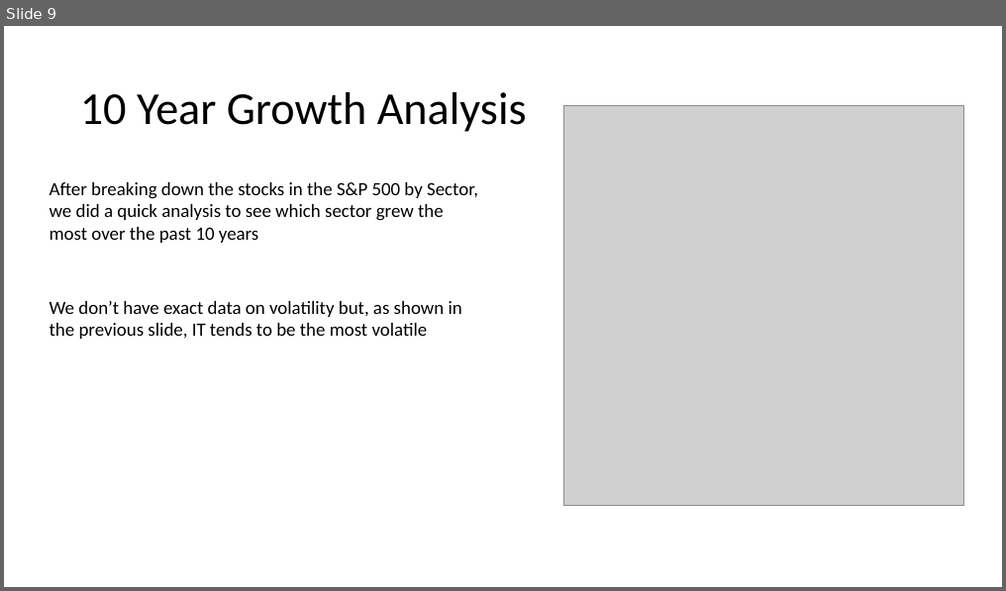
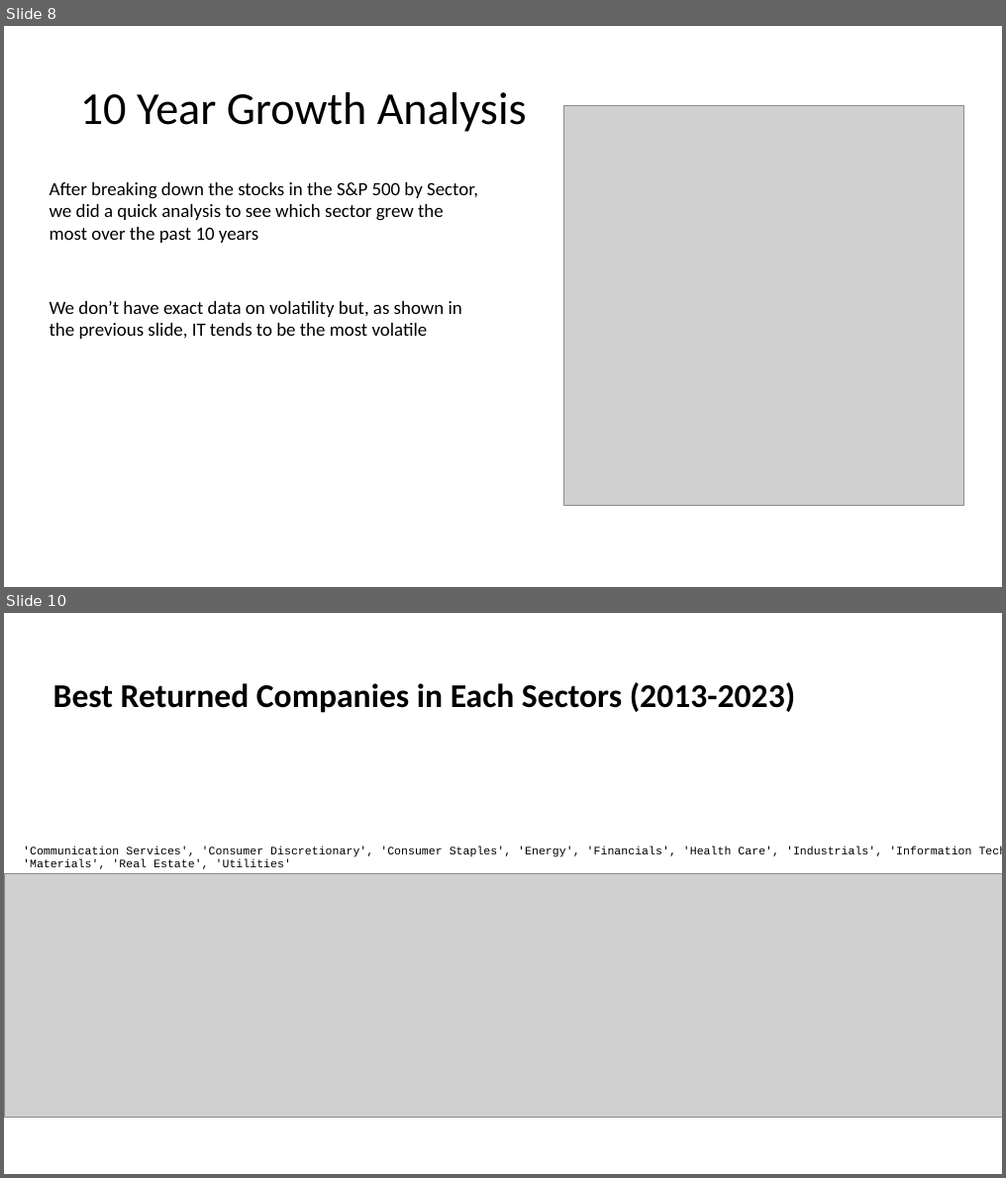
Before and after one commit to kennysiegler/first-project, a slide deck: Presentation1.pptx. Shown one above the other, each under a label of ours: slide 9 before the commit, slides 8 and 10 after it; the slides between them are not shown. The pictures are 1006x591 and 1006x1178 pixels, drawn with LibreOffice and Linux fonts; fonts in the diff are those of the drawing; grey boxes stand for pictures. Boxes give left, top, right and bottom in pixels: in the first picture for what was removed or moved away, otherwise in the second. Text is boxed around its words. In the diff, an @@ line names an element or a change of style, - is before the commit and + after.

```diff
--- a/Presentation1.pptx
+++ b/Presentation1.pptx
@@ slide 10 added at <box>4,613,1002,1174</box>, background #FFFFFF @@
@@ title added at <box>54,682,795,713</box>, 32 pt, text #000000, bold @@
+Best Returned Companies in Each Sectors (2013-2023)
@@ text added at <box>23,846,971,869</box>, 11 pt, text #000000 @@
+'Communication Services', 'Consumer Discretionary', 'Consumer Staples', 'Energy', 'Financials', 'Health Care', 'Industrials', 'Information Technology', 'Materials', 'Real Estate', 'Utilities'
@@ picture added at <box>4,873,1002,1118</box> @@
@@ what was slide 9 is now slide 8 @@
```
Also in this commit, not shown: 5 slides changed, 2 other slides added.
